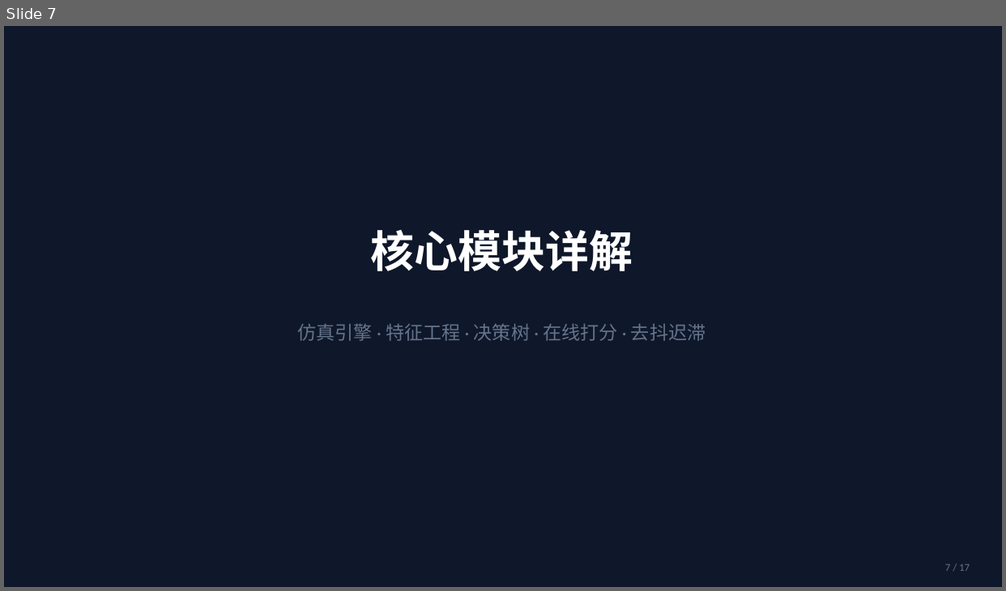
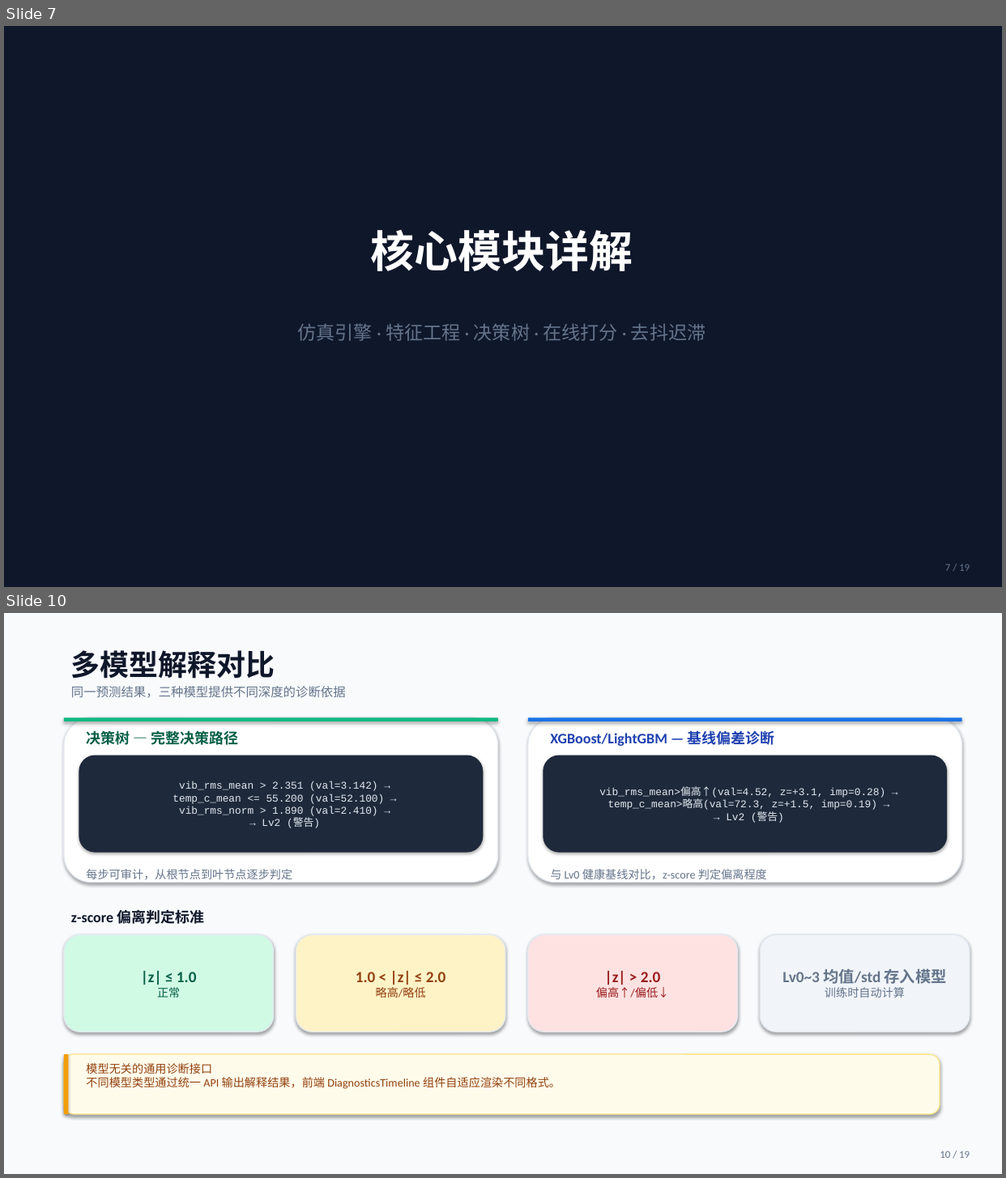
Before and after one commit to Huaiyue-sy/Equipment-Health-Assessment-System, a slide deck: doc/iHealthSim.pptx. Shown one above the other, each under a label of ours: slide 7 before the commit, slides 7 and 10 after it; the slides between them are not shown. The pictures are 1006x591 and 1006x1178 pixels, drawn with LibreOffice and Linux fonts; fonts in the diff are those of the drawing. Boxes give left, top, right and bottom in pixels: in the first picture for what was removed or moved away, otherwise in the second. Text is boxed around its words. In the diff, an @@ line names an element or a change of style, - is before the commit and + after.

Commit message:
前端优化

```diff
--- a/doc/iHealthSim.pptx
+++ b/doc/iHealthSim.pptx
@@ slide 10 added at (4, 613, 1002, 1174), background #F8FAFC @@
@@ text added at (71, 650, 275, 679), 28 pt, text #0F172A, bold @@
+多模型解释对比
@@ text added at (71, 686, 346, 698), 12 pt, text #64748B @@
+同一预测结果，三种模型提供不同深度的诊断依据
@@ rounded rectangle added at (64, 717, 498, 883), fill #FFFFFF, outline #E2E8F0 1 pt @@
@@ rounded rectangle added at (64, 717, 498, 722), fill #10B981 @@
@@ text added at (86, 730, 239, 745), 14 pt, text #065F46, bold @@
+决策树 — 完整决策路径
@@ rounded rectangle added at (528, 717, 962, 883), fill #FFFFFF, outline #E2E8F0 1 pt @@
@@ rounded rectangle added at (528, 717, 962, 722), fill #1A73E8 @@
@@ text added at (550, 730, 775, 746), 14 pt, text #1E40AF, bold @@
+XGBoost/LightGBM — 基线偏差诊断
@@ rounded rectangle added at (79, 756, 484, 853), fill #1E293B, 10 pt, text #E2E8F0 @@
+vib_rms_mean > 2.351 (val=3.142) →
+temp_c_mean <= 55.200 (val=52.100) →
+vib_rms_norm > 1.890 (val=2.410) →
+→ Lv2 (警告)
@@ rounded rectangle added at (543, 756, 948, 853), fill #1E293B, 10 pt, text #E2E8F0 @@
+vib_rms_mean>偏高↑(val=4.52, z=+3.1, imp=0.28) →
+temp_c_mean>略高(val=72.3, z=+1.5, imp=0.19) →
+→ Lv2 (警告)
@@ text added at (86, 869, 292, 879), 11 pt, text #64748B @@
+每步可审计，从根节点到叶节点逐步判定
@@ text added at (550, 869, 767, 879), 11 pt, text #64748B @@
+与 Lv0 健康基线对比，z-score 判定偏离程度
@@ text added at (71, 909, 204, 924), 14 pt, text #0F172A, bold @@
+z-score 偏离判定标准
@@ rounded rectangle added at (64, 935, 274, 1033), fill #D1FAE5, outline #E2E8F0 1 pt, 15 pt, text #065F46, bold @@
+|z| ≤ 1.0
+正常
@@ rounded rectangle added at (296, 935, 505, 1033), fill #FEF3C7, outline #E2E8F0 1 pt, 15 pt, text #92400E, bold @@
+1.0 < |z| ≤ 2.0
+略高/略低
@@ rounded rectangle added at (528, 935, 738, 1033), fill #FEE2E2, outline #E2E8F0 1 pt, 15 pt, text #991B1B, bold @@
+|z| > 2.0
+偏高↑/偏低↓
@@ rounded rectangle added at (760, 935, 970, 1033), fill #F1F5F9, outline #E2E8F0 1 pt, 15 pt, text #64748B, bold @@
+Lv0~3 均值/std 存入模型
+训练时自动计算
@@ rounded rectangle added at (64, 1054, 940, 1114), fill #FFFBEB, outline #FDE68A 1 pt @@
@@ rounded rectangle added at (64, 1054, 68, 1114), fill #F59E0B @@
@@ text added at (86, 1063, 560, 1089), 11 pt, text #92400E @@
+模型无关的通用诊断接口
+不同模型类型通过统一 API 输出解释结果，前端 DiagnosticsTimeline 组件自适应渲染不同格式。
@@ text added at (940, 1152, 970, 1158), 10 pt, text #64748B @@
+10 / 19
@@ slide 7 changed as well @@
@@ text at (945, 565, 970, 571): text changed @@
-7 / 17
+7 / 19
```
Also in this commit, not shown: 15 other slides changed, 2 other slides added, 1 slide removed, 6 other files.
